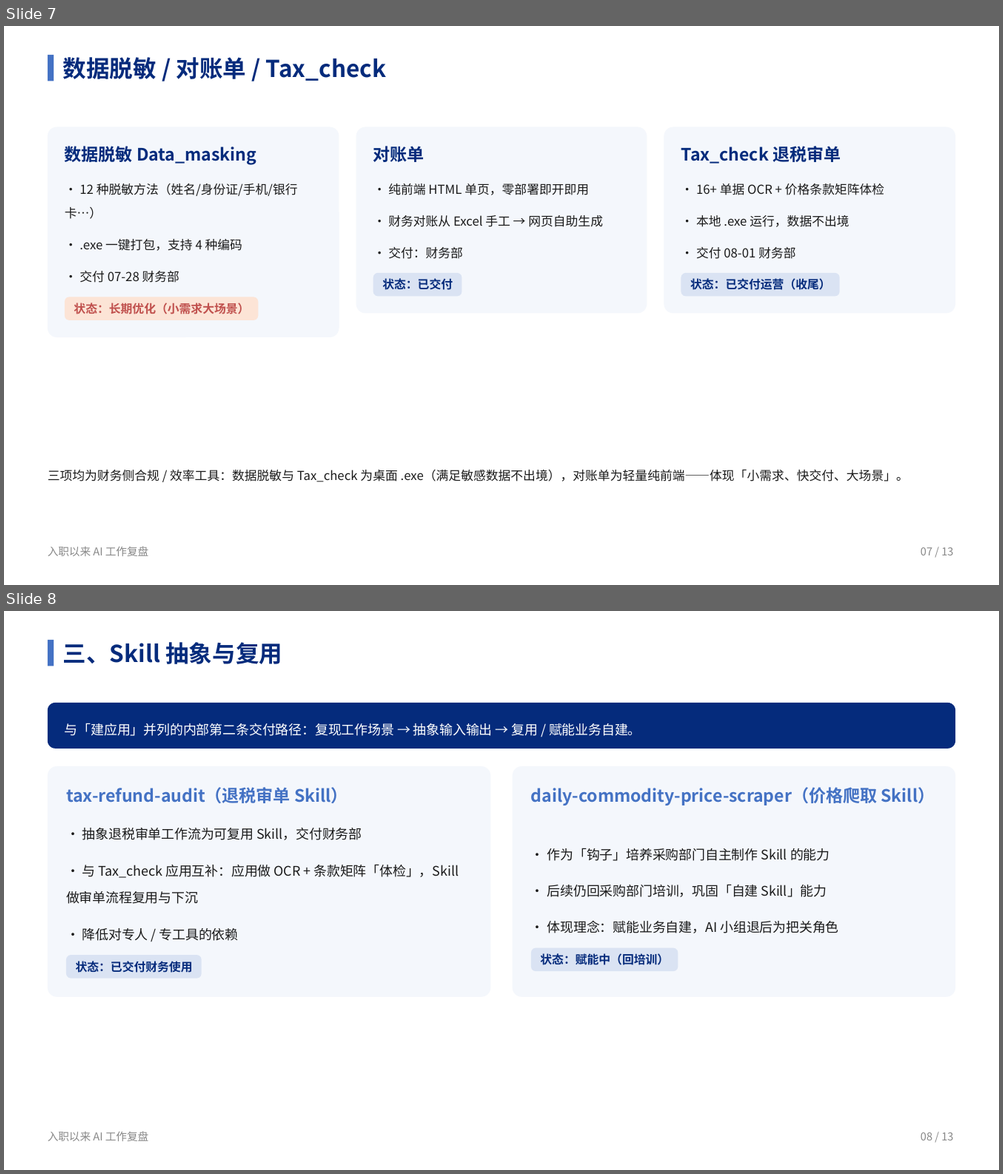
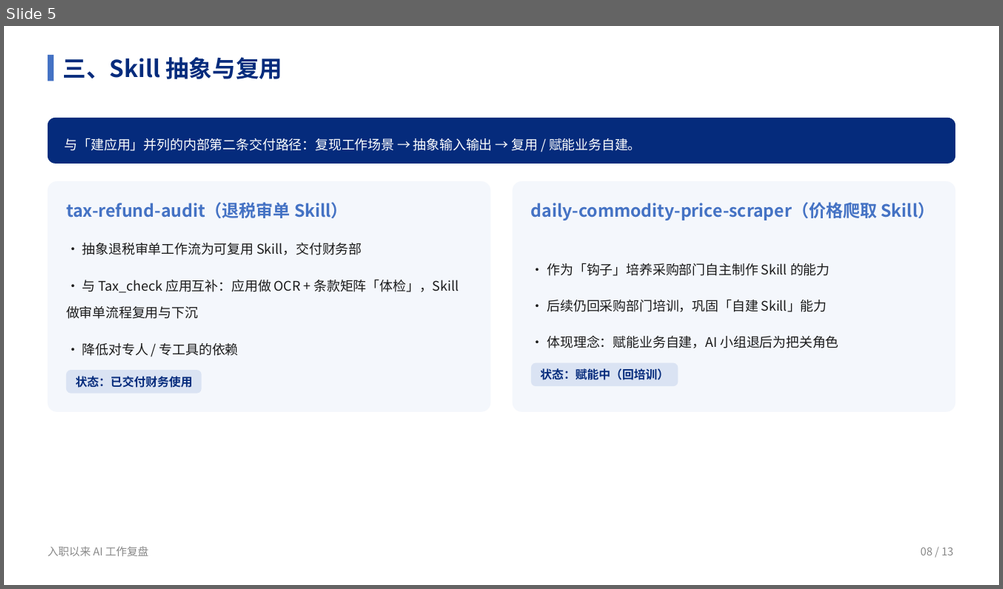
Before and after one commit to liellaaaaa/lw, a slide deck: PPT/入职以来AI工作复盘/入职以来AI工作复盘.pptx. Shown one above the other, each under a label of ours: slides 7 and 8 before the commit, slide 5 after it. The pictures are 1003x1174 and 1003x589 pixels, drawn with LibreOffice and Linux fonts; fonts in the diff are those of the drawing. Boxes give left, top, right and bottom in pixels: in the first picture for what was removed or moved away, otherwise in the second. Text is boxed around its words. In the diff, an @@ line names an element or a change of style, - is before the commit and + after.

```diff
--- a/PPT/入职以来AI工作复盘/入职以来AI工作复盘.pptx
+++ b/PPT/入职以来AI工作复盘/入职以来AI工作复盘.pptx
@@ slide 7 removed at bbox=[4, 26, 999, 585], background #FFFFFF @@
@@ rectangle removed at bbox=[47, 55, 54, 82] @@
@@ text removed at bbox=[63, 57, 386, 81] @@
-数据脱敏 / 对账单 / Tax_check
@@ rounded rectangle removed at bbox=[47, 127, 339, 337] @@
@@ rounded rectangle removed at bbox=[356, 127, 647, 313] @@
@@ rounded rectangle removed at bbox=[663, 127, 956, 313] @@
@@ text removed at bbox=[65, 144, 256, 165] @@
-数据脱敏 Data_masking
@@ text removed at bbox=[373, 146, 424, 162] @@
-对账单
@@ text removed at bbox=[680, 146, 840, 164] @@
-Tax_check 退税审单
@@ text removed at bbox=[65, 184, 298, 219] @@
-· 12 种脱敏方法（姓名/身份证/手机/银行卡…）
@@ text removed at bbox=[388, 184, 589, 195] @@
-· 纯前端 HTML 单页，零部署即开即用
@@ text removed at bbox=[696, 184, 884, 195] @@
-· 16+ 单据 OCR + 价格条款矩阵体检
@@ text removed at bbox=[388, 215, 603, 227] @@
-· 财务对账从 Excel 手工 → 网页自助生成
@@ text removed at bbox=[696, 215, 848, 227] @@
-· 本地 .exe 运行，数据不出境
@@ text removed at bbox=[79, 239, 242, 251] @@
-· .exe 一键打包，支持 4 种编码
@@ text removed at bbox=[388, 247, 463, 259] @@
-· 交付：财务部
@@ text removed at bbox=[696, 247, 795, 259] @@
-· 交付 08-01 财务部
@@ text removed at bbox=[79, 271, 179, 283] @@
-· 交付 07-28 财务部
@@ rounded rectangle removed at bbox=[373, 273, 462, 296] @@
@@ text removed at bbox=[382, 278, 452, 290] @@
-状态：已交付
@@ rounded rectangle removed at bbox=[680, 273, 839, 296] @@
@@ text removed at bbox=[690, 278, 831, 290] @@
-状态：已交付运营（收尾）
@@ rounded rectangle removed at bbox=[65, 298, 258, 321] @@
@@ text removed at bbox=[74, 303, 249, 315] @@
-状态：长期优化（小需求大场景）
@@ text removed at bbox=[48, 469, 908, 483] @@
-三项均为财务侧合规 / 效率工具：数据脱敏与 Tax_check 为桌面 .exe（满足敏感数据不出境），对账单为轻量纯前端——体现「小需求、快交付、大场景」。
@@ text removed at bbox=[48, 547, 148, 557] @@
-入职以来 AI 工作复盘
@@ text removed at bbox=[920, 548, 953, 556] @@
-07 / 13
@@ what was slide 8 is now slide 5 @@
```
Also in this commit, not shown: 2 slides changed, 2 other slides removed.
